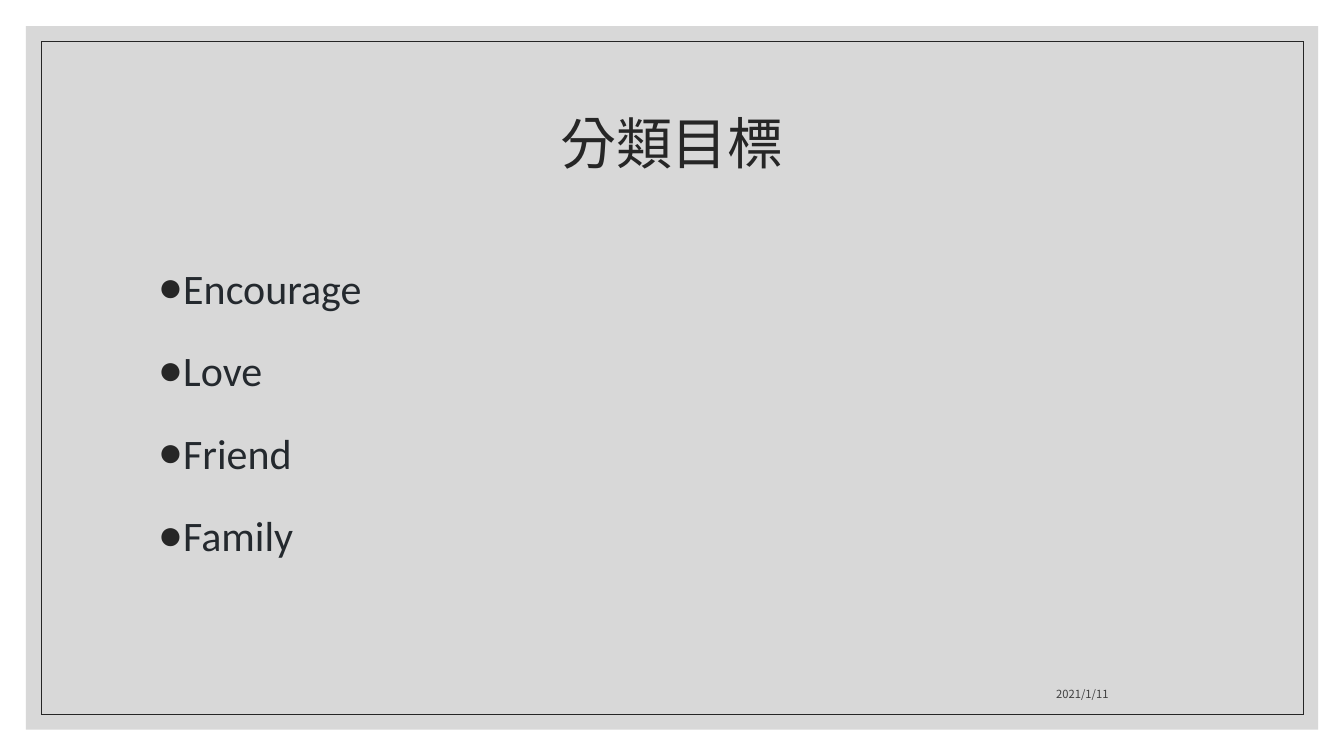
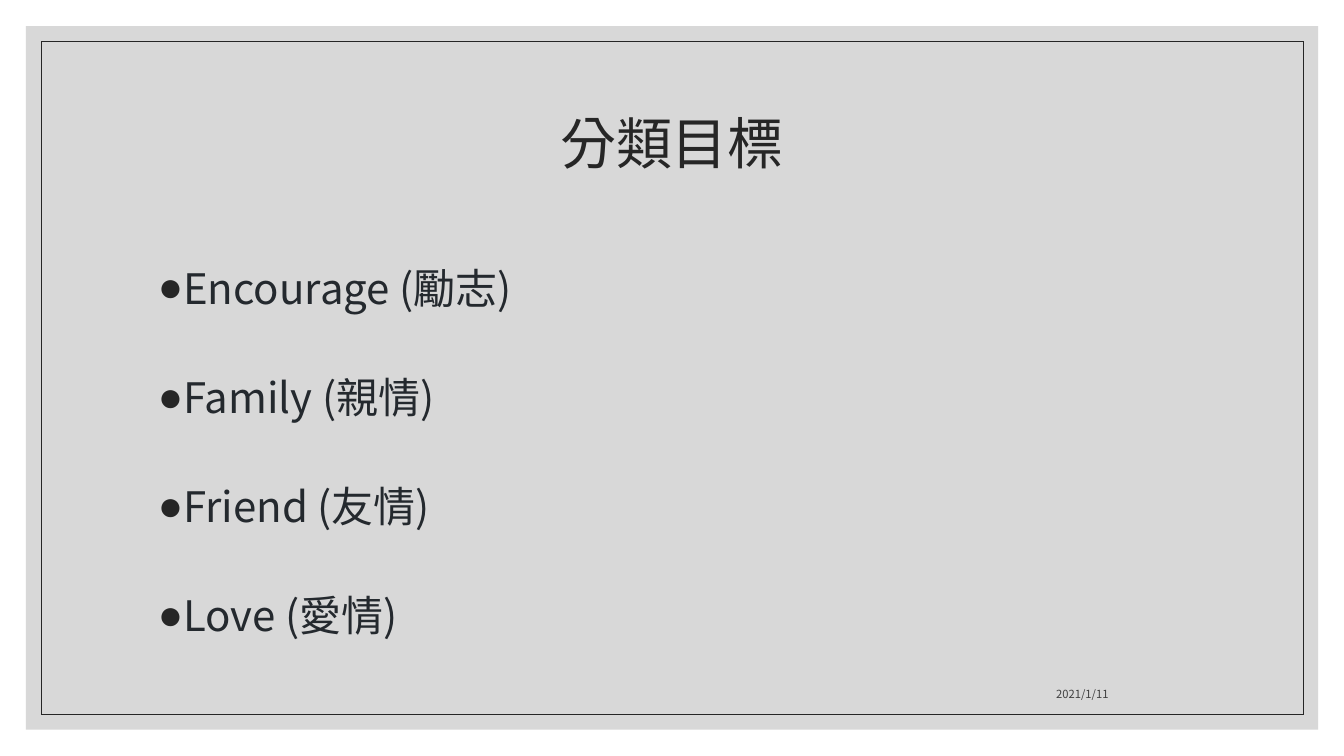
Before and after one commit to 1091-datascience/finalproject-group10, a slide deck: slide 5 of Data Science Final.pptx (slide 4 before the commit). Drawn at 1344x756 pixels with LibreOffice and Linux fonts; fonts in the diff are those of the drawing. Boxes give left, top, right and bottom in pixels: in the first picture for what was removed or moved away, otherwise in the second. Text is boxed around its words. In the diff, an @@ line names an element or a change of style, - is before the commit and + after.

```diff
--- a/Data Science Final.pptx
+++ b/Data Science Final.pptx
@@ text at <box>183,268,511,639</box>: text changed; font Calibri to Noto Sans CJK SC @@
-  ● Encourage
-  ● Love
-  ● Friend
-  ● Family
+  ● Encourage (勵志)
+  ● Family (親情)
+  ● Friend (友情)
+  ● Love (愛情)
```
Also in this commit, not shown: 3 other slides changed, 1 slide added.
